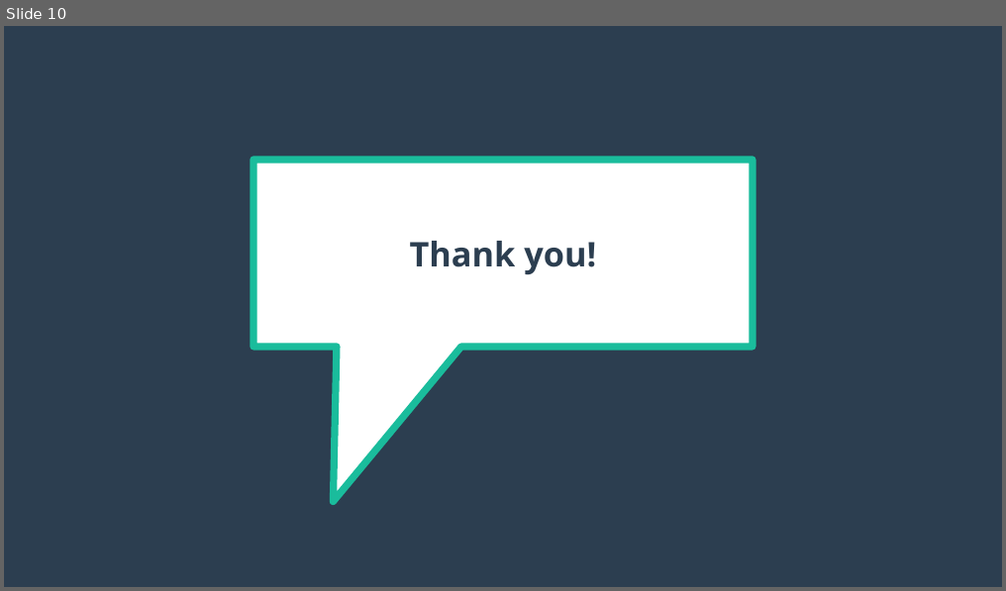
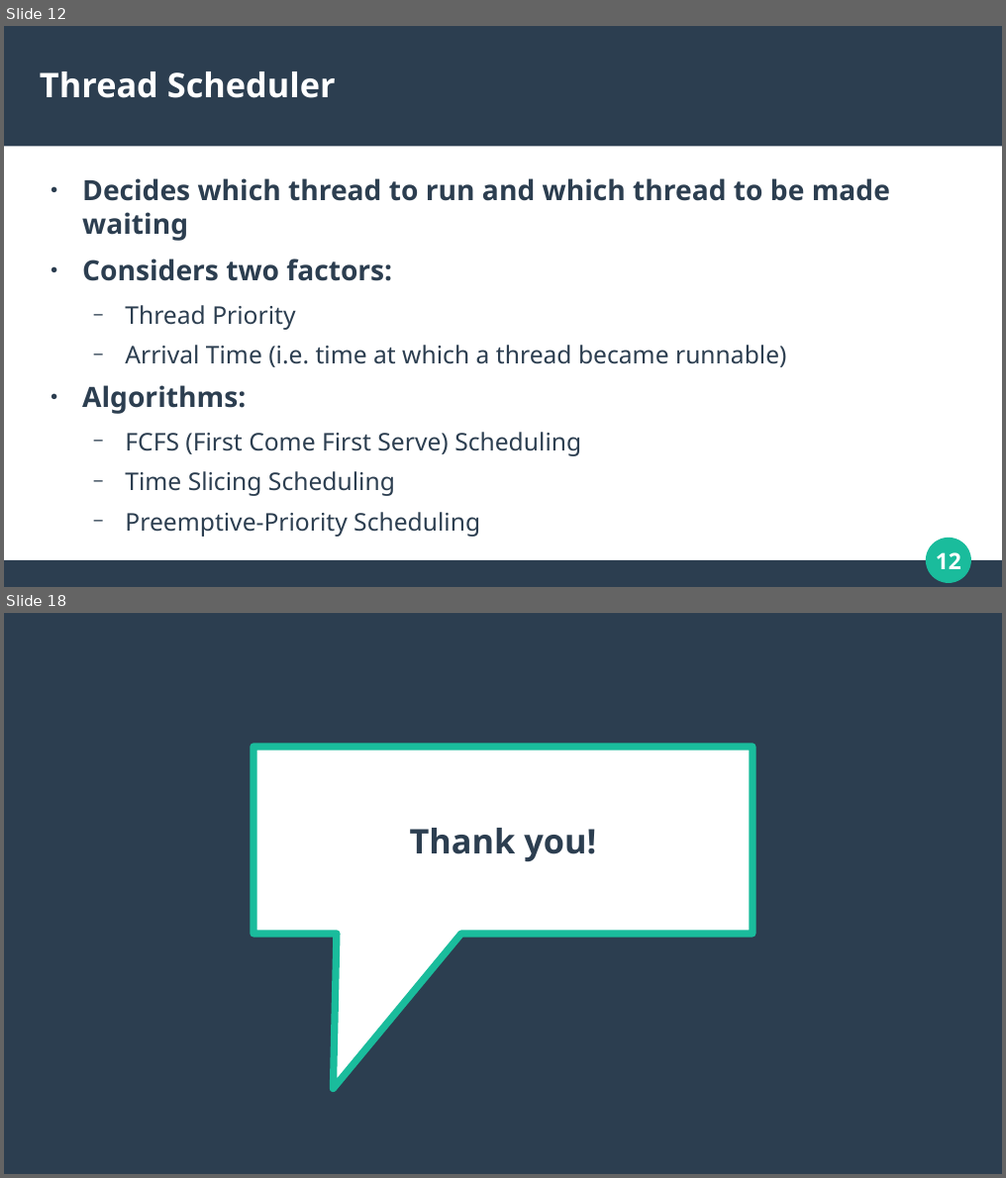
Before and after one commit to Abhishek-Kuvalekar/multithreading-java, a slide deck: Presentation.odp. Shown one above the other, each under a label of ours: slide 10 before the commit, slides 12 and 18 after it; the slides between them are not shown. The pictures are 1006x591 and 1006x1178 pixels, drawn with LibreOffice and Linux fonts; fonts in the diff are those of the drawing. Boxes give left, top, right and bottom in pixels: in the first picture for what was removed or moved away, otherwise in the second. Text is boxed around its words. In the diff, an @@ line names an element or a change of style, - is before the commit and + after.

```diff
--- a/Presentation.odp
+++ b/Presentation.odp
@@ slide 12 added at [4,26,1002,587], background #FFFFFF @@
@@ rectangle added at [4,26,1002,147], fill #2C3E50 @@
@@ title added at [40,72,336,98], 27 pt, text #FFFFFF, bold @@
+Thread Scheduler
@@ text added at [82,178,890,537], 19.4 pt, text #2C3E50 @@
+● Decides which thread to run and which thread to be made waiting
+● Considers two factors:
+  − Thread Priority
+  − Arrival Time (i.e. time at which a thread became runnable)
+● Algorithms:
+  − FCFS (First Come First Serve) Scheduling
+  − Time Slicing Scheduling
+  − Preemptive-Priority Scheduling
@@ ellipse added at [927,539,971,583], fill #1ABC9C, outline #1ABC9C 0.85 pt @@
@@ page number added at [936,553,961,570], 18 pt, text #FFFFFF, bold @@
+12
@@ rectangle added at [4,562,1002,587], fill #2C3E50 @@
@@ what was slide 10 is now slide 18 @@
```
Also in this commit, not shown: 1 slide changed, 8 other slides added, 1 slide removed, 6 other files.
